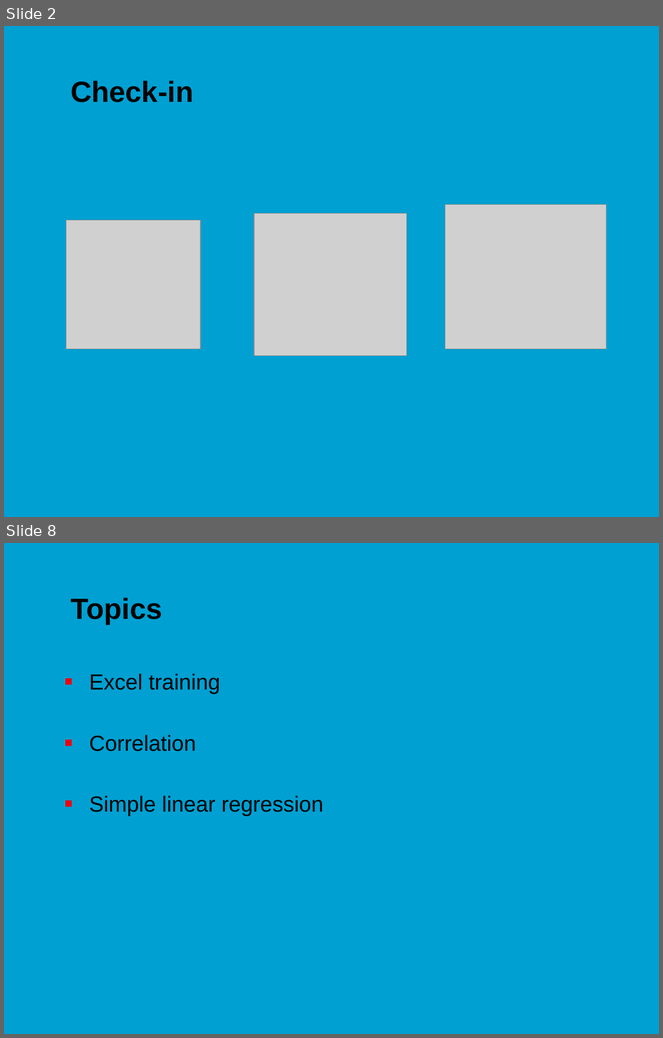
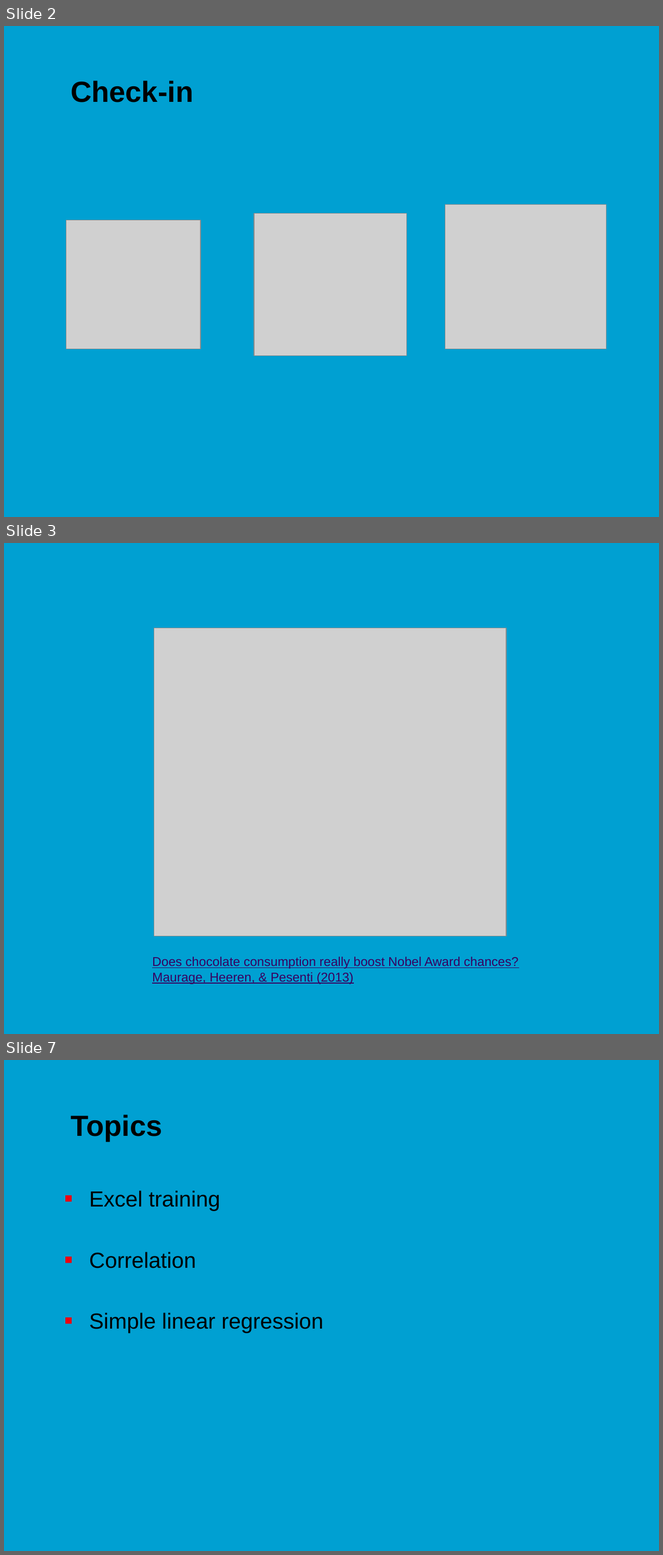
Before and after one commit to jonasmoons/data-driven-learning, a slide deck: slides/ddl-w5l1.pptx. Shown one above the other, each under a label of ours: slides 2 and 8 before the commit, slides 2, 3 and 7 after it; the slides between them are not shown. The pictures are 663x1038 and 663x1555 pixels, drawn with LibreOffice and Linux fonts; fonts in the diff are those of the drawing; grey boxes stand for pictures; background and template pictures are left out. Boxes give left, top, right and bottom in pixels: in the first picture for what was removed or moved away, otherwise in the second. Text is boxed around its words. In the diff, an @@ line names an element or a change of style, - is before the commit and + after.

```diff
--- a/slides/ddl-w5l1.pptx
+++ b/slides/ddl-w5l1.pptx
@@ slide 3 added at <box>4,543,659,1034</box>, background picture (left out) @@
@@ picture added at <box>154,628,506,937</box> @@
@@ text added at <box>152,957,519,984</box>, 14 pt, text #380060, underline @@
+Does chocolate consumption really boost Nobel Award chances?
+Maurage, Heeren, & Pesenti (2013)
@@ what was slide 8 is now slide 7 @@
```
Also in this commit, not shown: 8 slides changed, 4 other slides added, 2 slides removed, 4 other files.
